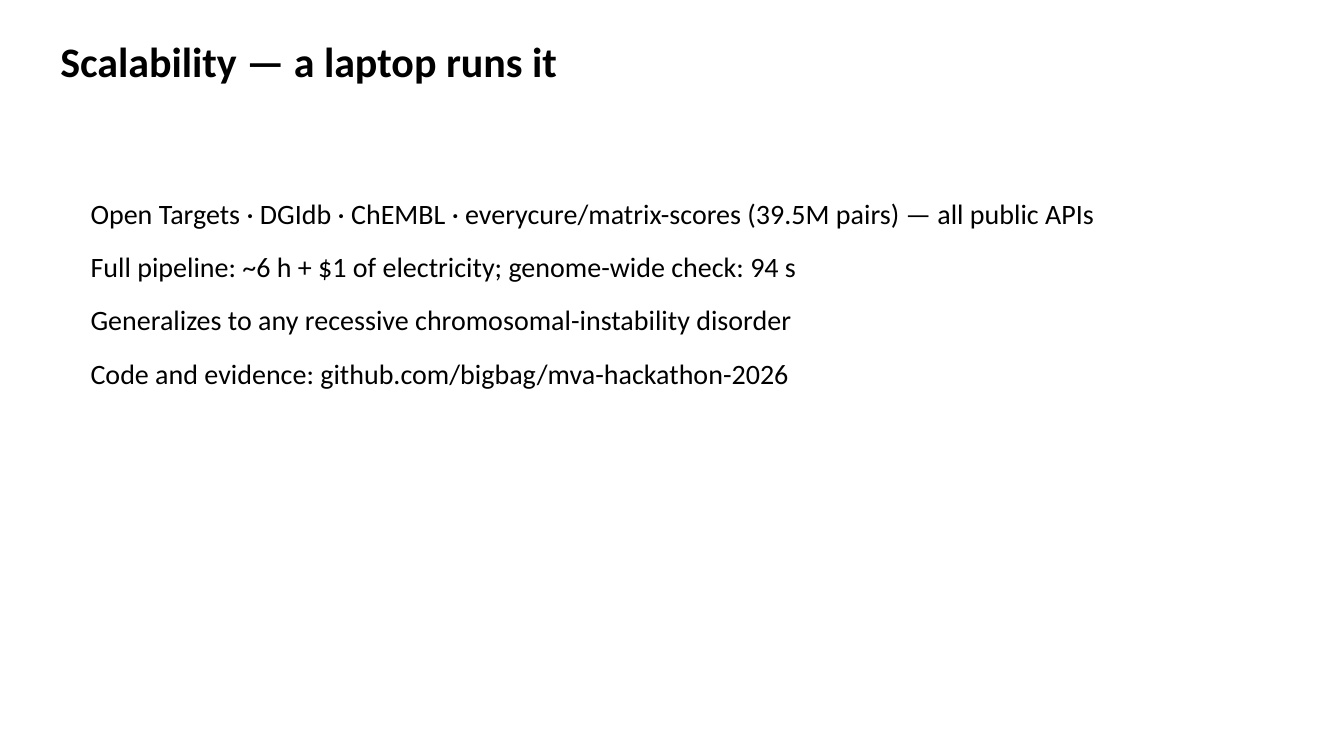
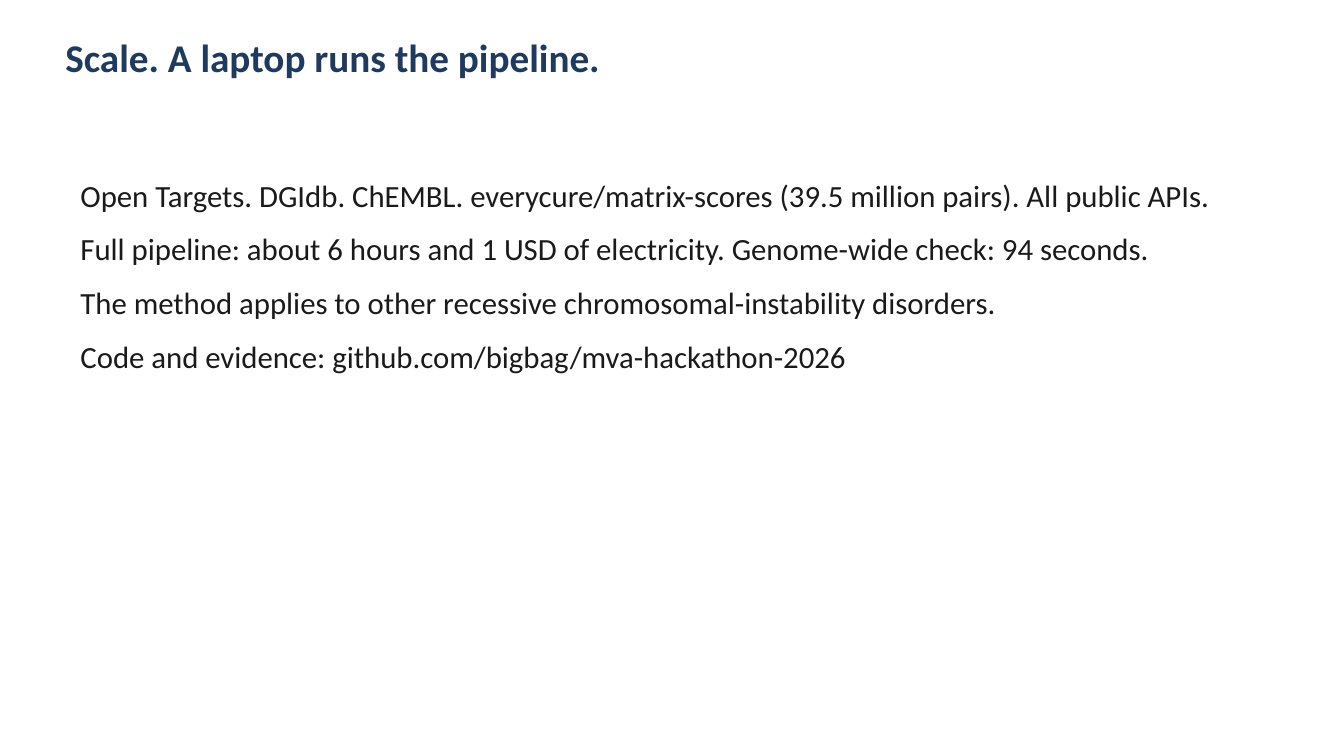
Before and after one commit to bigbag/mva-hackathon-2026, a slide deck: slide 10 of track2/slides/pitch_deck.pptx. Drawn at 1344x756 pixels with LibreOffice and Linux fonts; fonts in the diff are those of the drawing. Boxes give left, top, right and bottom in pixels: in the first picture for what was removed or moved away, otherwise in the second. Text is boxed around its words. In the diff, an @@ line names an element or a change of style, - is before the commit and + after.

Commit message:
Rewrite reports and decks in Simplified Technical English; rebuild figures
Fix overlapping domain-map labels, remove marketing metaphors from slides
and the video script, and plot Exomiser ranks from the genome-wide TSV.

```diff
--- a/track2/slides/pitch_deck.pptx
+++ b/track2/slides/pitch_deck.pptx
@@ text at <box>65,44,600,78</box>: text changed; size 30 to 28 pt; text colour #000000 to #1E3A5F @@
-Scalability — a laptop runs it
+Scale. A laptop runs the pipeline.
@@ text "Open Targets. DGIdb. ChEMBL. everycure/matrix-scores ...": place and size @@
-text "Open Targets. DGIdb. ChEMBL. everycure/matrix-scores ..." at <box>91,203,1094,389</box>
+text "Open Targets. DGIdb. ChEMBL. everycure/matrix-scores ..." at <box>80,184,1209,374</box>
@@ text at <box>80,184,1209,319</box>: text changed; size 20 to 22 pt; text colour #000000 to #1A1A1A @@
-Open Targets · DGIdb · ChEMBL · everycure/matrix-scores (39.5M pairs) — all public APIs
-Full pipeline: ~6 h + $1 of electricity; genome-wide check: 94 s
-Generalizes to any recessive chromosomal-instability disorder
+Open Targets. DGIdb. ChEMBL. everycure/matrix-scores (39.5 million pairs). All public APIs.
+Full pipeline: about 6 hours and 1 USD of electricity. Genome-wide check: 94 seconds.
+The method applies to other recessive chromosomal-instability disorders.
@@ text at <box>80,346,845,374</box>: size 20 to 22 pt, text colour #000000 to #1A1A1A in "Code and evidence: github.com/bigbag/mva-hackathon-2026"; less space between paragraphs @@
```
Also in this commit, not shown: 11 other slides changed, 15 other files.
